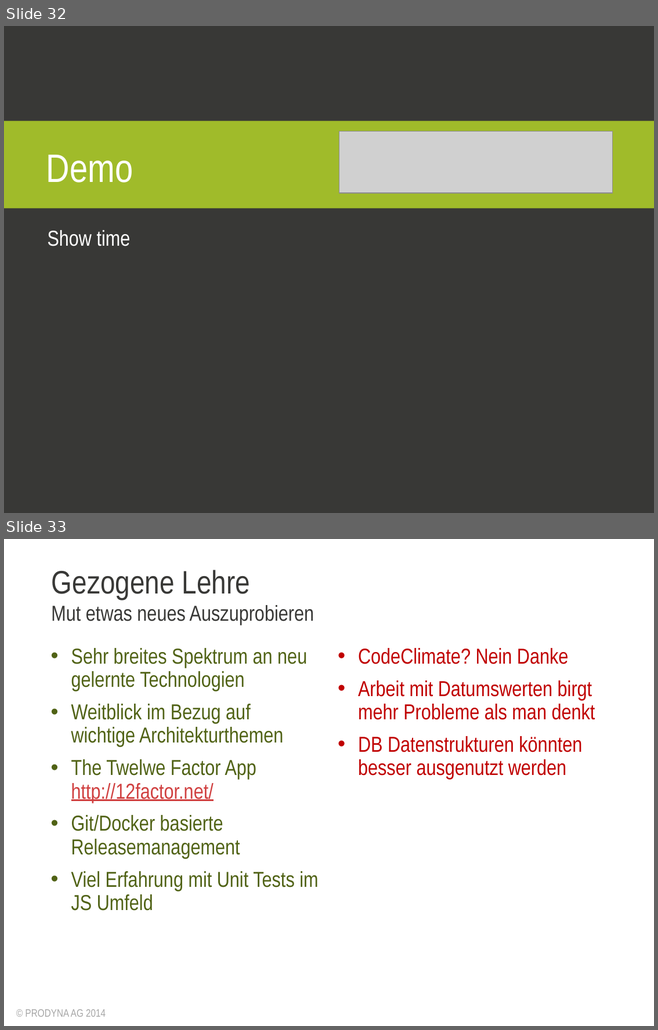
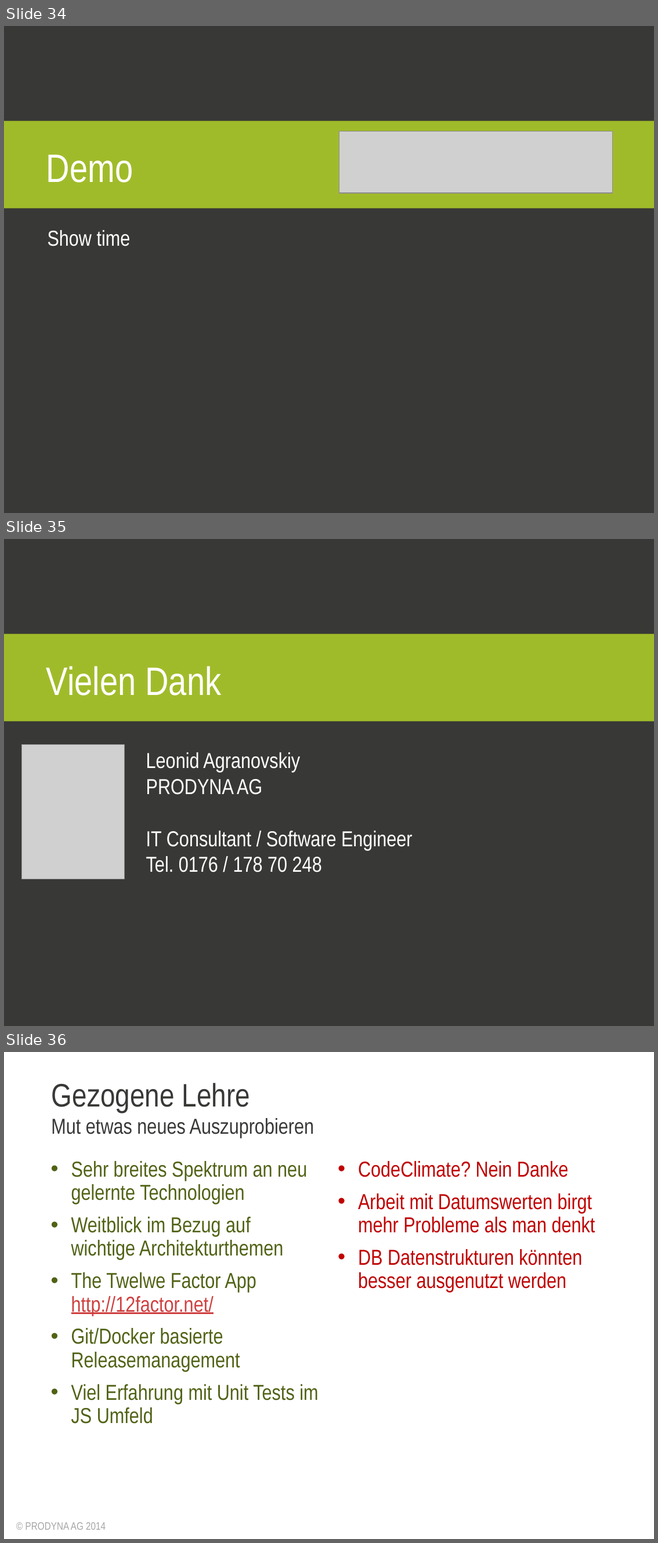
Before and after one commit to lagranovskiy/timetracker-server, a slide deck: doc/AbschlussPräsentation.pptx. Shown one above the other, each under a label of ours: slides 32 and 33 before the commit, slides 34, 35 and 36 after it. The pictures are 658x1030 and 658x1543 pixels, drawn with LibreOffice and Linux fonts; fonts in the diff are those of the drawing; grey boxes stand for pictures; background and template pictures are left out. Boxes give left, top, right and bottom in pixels: in the first picture for what was removed or moved away, otherwise in the second. Text is boxed around its words. In the diff, an @@ line names an element or a change of style, - is before the commit and + after.

```diff
--- a/doc/AbschlussPräsentation.pptx
+++ b/doc/AbschlussPräsentation.pptx
@@ slide 35 added at [4,539,654,1026], background #FFFFFF; not listed: 2 template elements that a slide beside it also shows @@
@@ title added at [46,666,221,696], 44 pt, text #FFFFFF @@
+Vielen Dank
@@ picture added at [22,744,124,879] @@
@@ subtitle added at [146,752,412,873], 24 pt, text #FFFFFF @@
+Leonid Agranovskiy
+PRODYNA AG
+IT Consultant / Software Engineer
+Tel. 0176 / 178 70 248
@@ what was slide 32 is now slide 34 @@
@@ what was slide 33 is now slide 36 @@
```
Also in this commit, not shown: 20 slides changed, 2 other slides added, 1 other file.
